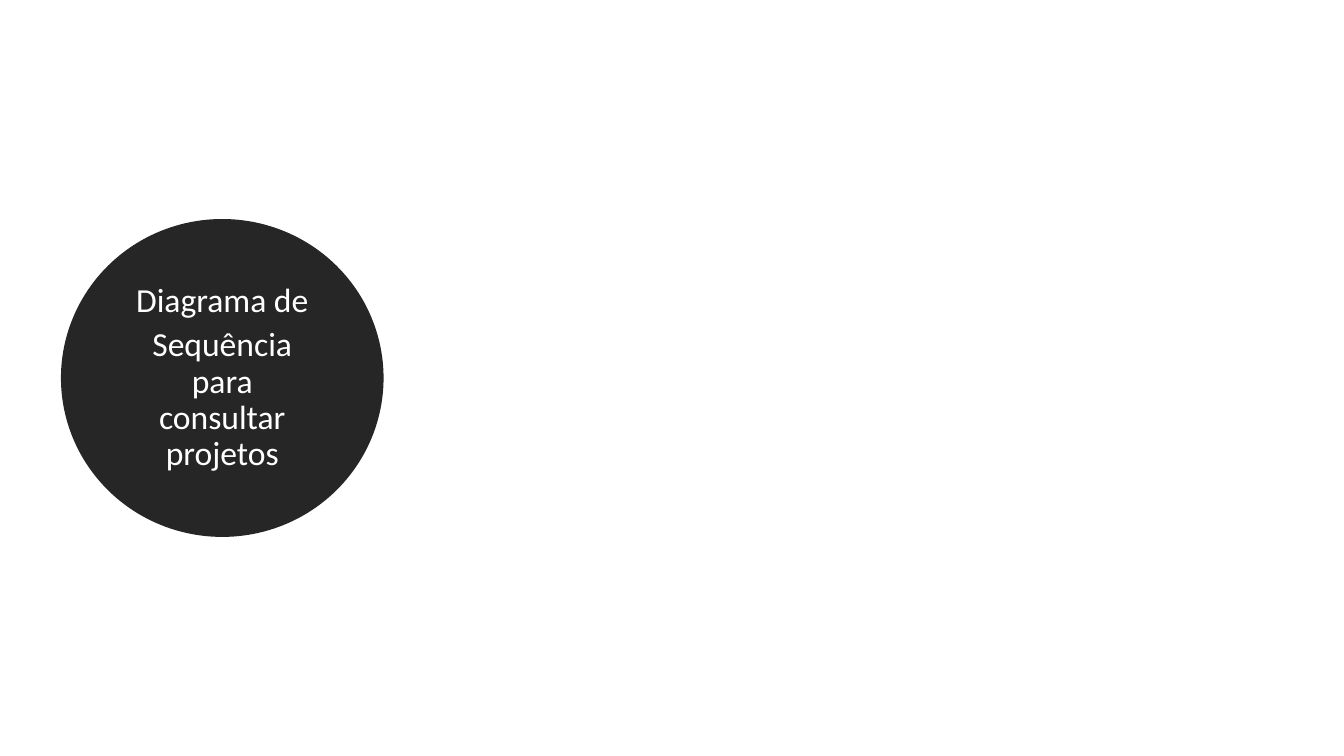
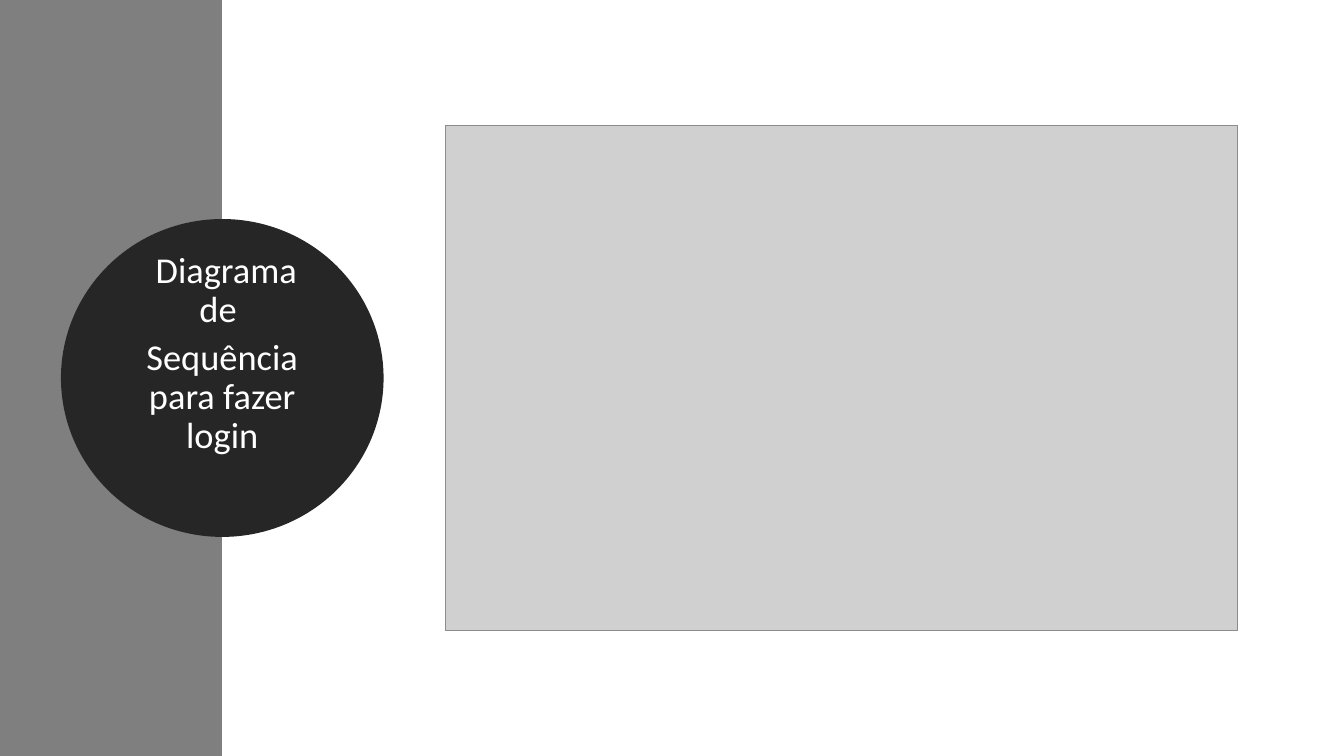
Before and after one commit to giraudgabriel/Projeto-Antenas, a slide deck: slide 12 of diagramas/Requisitos.pptx (slide 13 before the commit). Drawn at 1344x756 pixels with LibreOffice and Linux fonts; fonts in the diff are those of the drawing; grey boxes stand for pictures. Boxes give left, top, right and bottom in pixels: in the first picture for what was removed or moved away, otherwise in the second. Text is boxed around its words. In the diff, an @@ line names an element or a change of style, - is before the commit and + after.

```diff
--- a/diagramas/Requisitos.pptx
+++ b/diagramas/Requisitos.pptx
@@ rectangle added at <box>0,0,222,756</box>, fill #7F7F7F @@
@@ picture added at <box>446,125,1238,630</box> @@
@@ text in ellipse at <box>156,258,297,323</box>: size 24 to 26 pt in "Diagrama de" @@
@@ text in ellipse at <box>146,345,297,455</box>: text changed; size 24 to 26 pt @@
-Sequência para consultar projetos
+Sequência para fazer login
```
Also in this commit, not shown: 7 other slides changed, 7 slides removed.
